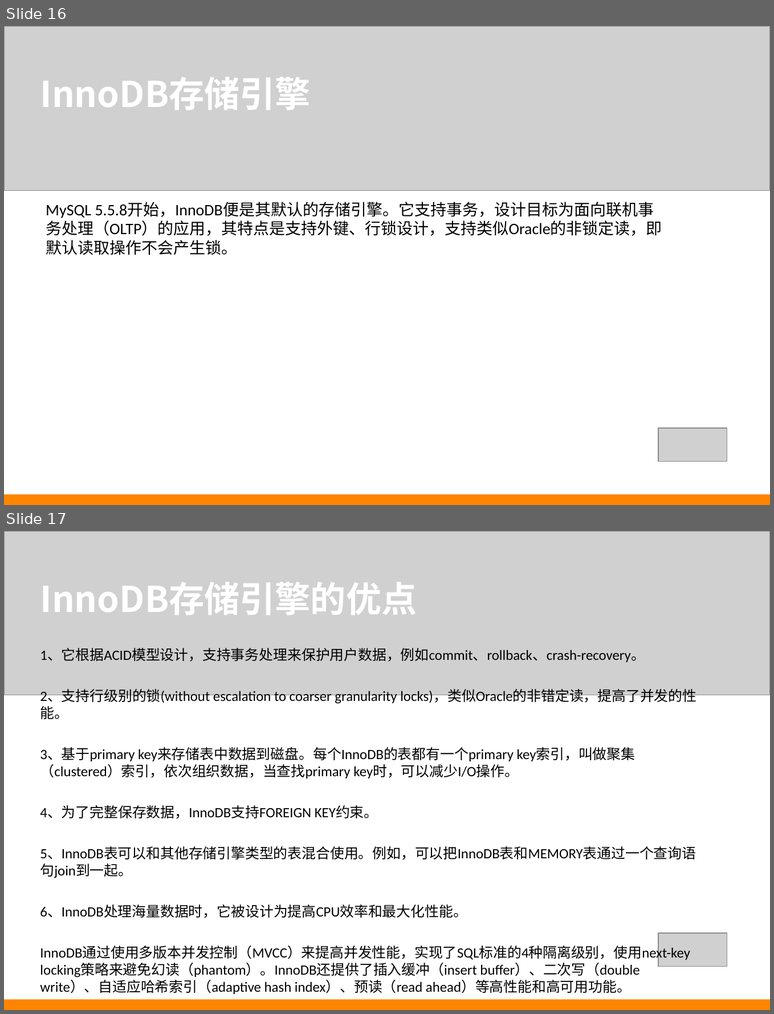
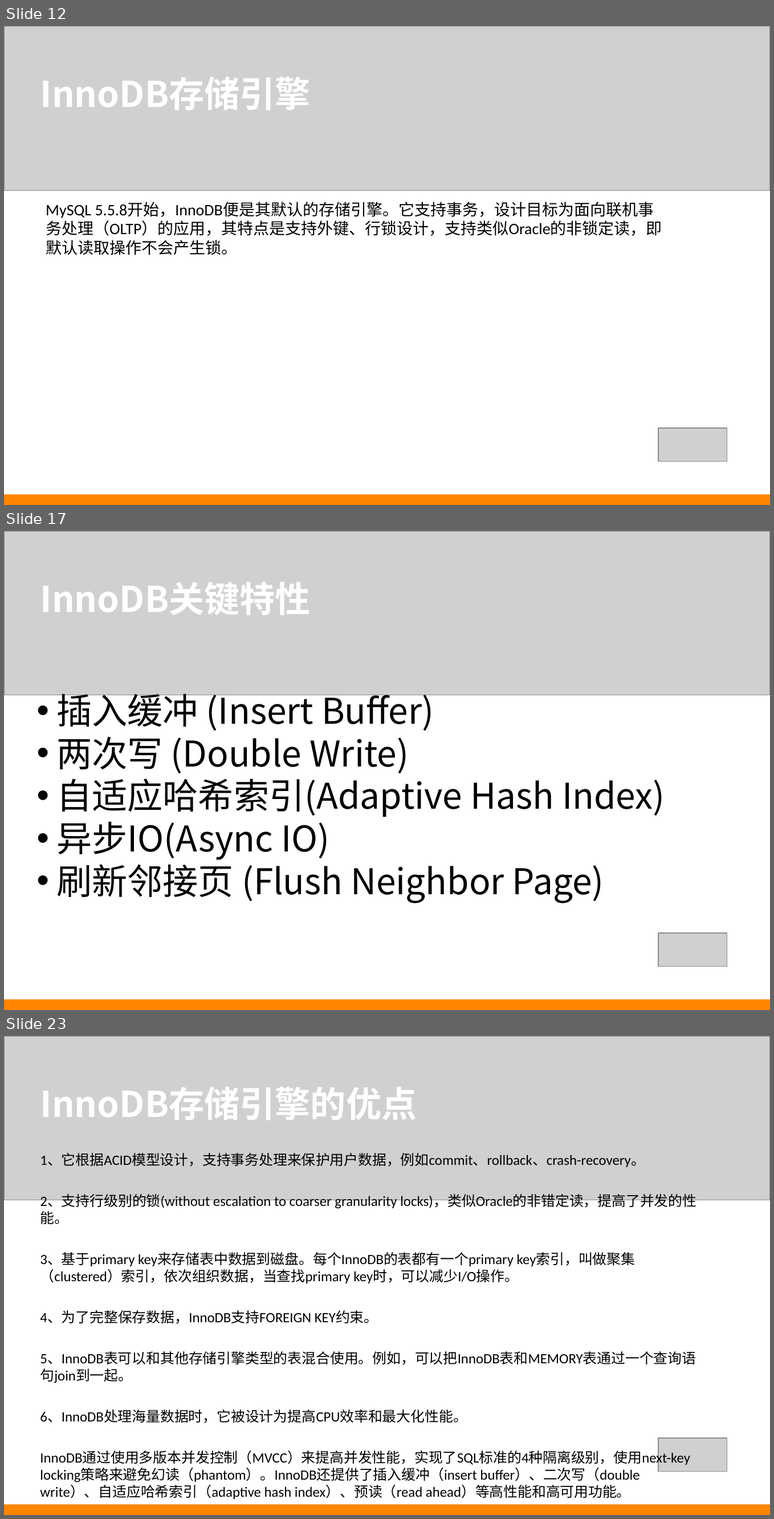
Before and after one commit to iez1784/mysql, a slide deck: ppt/Mysql_InnoDB.ppt. Shown one above the other, each under a label of ours: slides 16 and 17 before the commit, slides 12, 17 and 23 after it; the slides between them are not shown. The pictures are 774x1014 and 774x1519 pixels, drawn with LibreOffice and Linux fonts; fonts in the diff are those of the drawing; grey boxes stand for pictures. Boxes give left, top, right and bottom in pixels: in the first picture for what was removed or moved away, otherwise in the second. Text is boxed around its words. In the diff, an @@ line names an element or a change of style, - is before the commit and + after.

```diff
--- a/ppt/Mysql_InnoDB.ppt
+++ b/ppt/Mysql_InnoDB.ppt
@@ slide 17 added at box(4, 531, 770, 1010), background #FFFFFF @@
@@ picture added at box(4, 531, 770, 695) @@
@@ text added at box(40, 582, 310, 615), 40 pt, text #FFFFFF, bold @@
+InnoDB关键特性
@@ text added at box(56, 688, 665, 903), 40 pt, text #000000 @@
+• 插入缓冲 (Insert Buffer)
+• 两次写 (Double Write)
+• 自适应哈希索引(Adaptive Hash Index)
+• 异步IO(Async IO)
+• 刷新邻接页 (Flush Neighbor Page)
@@ picture added at box(658, 933, 727, 967) @@
@@ rectangle added at box(4, 999, 770, 1010), fill #FF8500 @@
@@ what was slide 16 is now slide 12 @@
@@ what was slide 17 is now slide 23 @@
```
Also in this commit, not shown: 1 slide changed, 10 other slides added, 5 slides removed.
